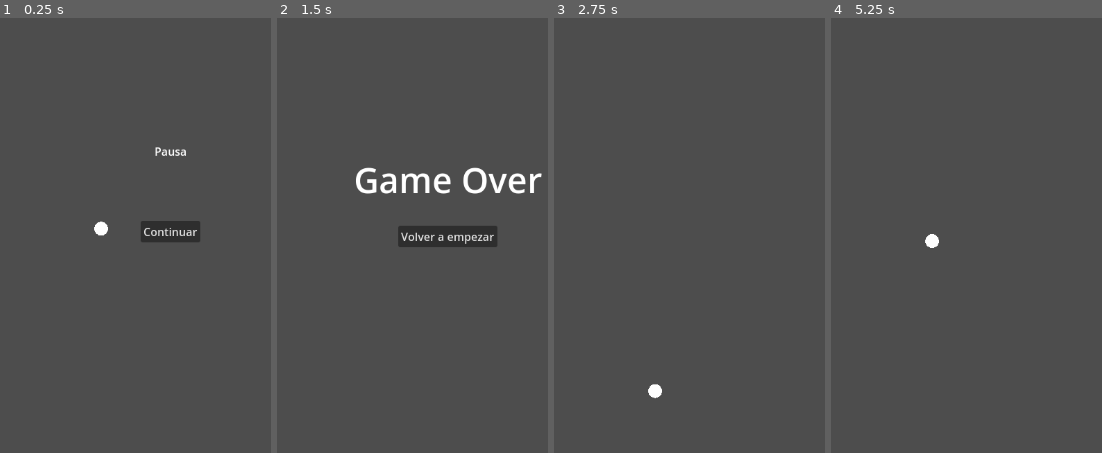
Above: before the commit, frames 1-4 (left to right).
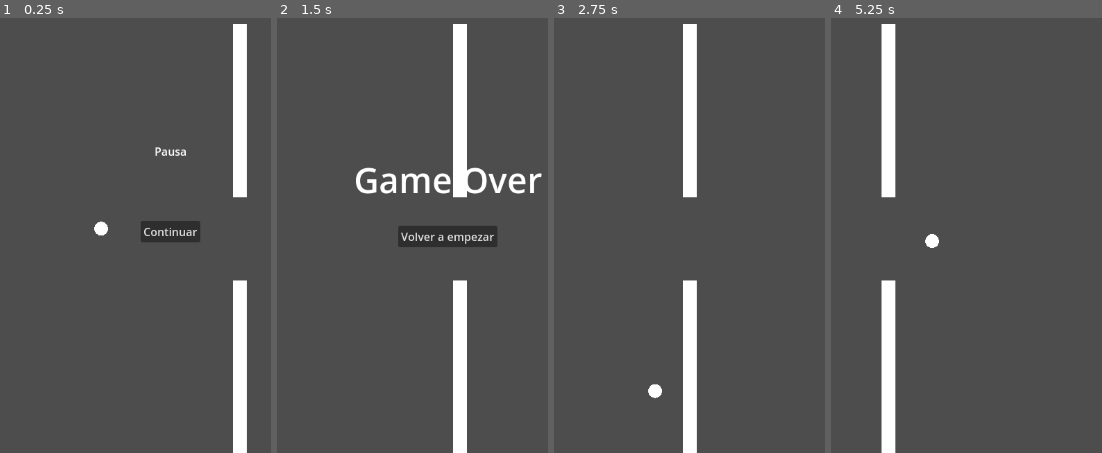
Above: after the commit, the same moments.

Repository: benjaNygit/Godot-ball-jump
Game: Godot game, scene res://Scenes/main.tscn
Two runs of this game, one before a commit and one after it. Both use one fixed random seed, a clock stepped at 60 frames per second and the inputs below. The project has no main scene, so this scene is started directly.
Inputs:
- Up to frame 1 (0.25 s): no input
- Up to frame 2 (1.5 s): click "Continuar" at 0.5 s
- Up to frame 3 (2.75 s): tap Space (Jump) at 1.52 s; click "Volver a empezar" at 2 s
- Up to frame 4 (5.25 s): tap Space (Jump) at 3.02 s; click "Volver a empezar" at 3.5 s; click "Volver a empezar" at 5 s

The runs differ from the first frame. In frame 1, 4.1% of the frame differs, in the area x 85-92%, y 1-100%; in frame 2, 4.1%; in frame 3, 4.1%; in frame 4, 4.4%, in the area x 18-24%, y 1-100%.

Commit message:
Se mueven los obstaculos

Diff:
--- /dev/null
+++ b/Scenes/Blocks/block_1.tscn
@@ -0,0 +1,43 @@
+[gd_scene load_steps=4 format=3 uid="uid://u86wuhkpvsbx"]
+
+[sub_resource type="RectangleShape2D" id="RectangleShape2D_auxky"]
+
+[sub_resource type="RectangleShape2D" id="RectangleShape2D_aio1m"]
+
+[sub_resource type="QuadMesh" id="QuadMesh_pkhvo"]
+
+[node name="Block 1" type="Node2D"]
+
+[node name="Start point" type="Marker2D" parent="."]
+
+[node name="End Point" type="Marker2D" parent="."]
+position = Vector2(1000, 0)
+
+[node name="Limit Superior" type="StaticBody2D" parent="."]
+position = Vector2(500, -300)
+
+[node name="CollisionShape2D" type="CollisionShape2D" parent="Limit Superior"]
+scale = Vector2(50, 1)
+shape = SubResource("RectangleShape2D_auxky")
+
+[node name="Pilar 1" type="Area2D" parent="."]
+position = Vector2(100, 200)
+
+[node name="CollisionShape2D" type="CollisionShape2D" parent="Pilar 1"]
+scale = Vector2(1, 10)
+shape = SubResource("RectangleShape2D_aio1m")
+
+[node name="MeshInstance2D" type="MeshInstance2D" parent="Pilar 1"]
+scale = Vector2(20, 250)
+mesh = SubResource("QuadMesh_pkhvo")
+
+[node name="Pilar 2" type="Area2D" parent="."]
+position = Vector2(100, -170)
+
+[node name="CollisionShape2D" type="CollisionShape2D" parent="Pilar 2"]
+scale = Vector2(1, 10)
+shape = SubResource("RectangleShape2D_aio1m")
+
+[node name="MeshInstance2D" type="MeshInstance2D" parent="Pilar 2"]
+scale = Vector2(20, 250)
+mesh = SubResource("QuadMesh_pkhvo")
--- a/Scenes/main.tscn
+++ b/Scenes/main.tscn
@@ -1,10 +1,9 @@
-[gd_scene load_steps=5 format=3 uid="uid://cbi8fht1ddn1g"]
+[gd_scene load_steps=6 format=3 uid="uid://cbi8fht1ddn1g"]
 
 [ext_resource type="Script" path="res://Scripts/GameController.gd" id="1_2wh22"]
 [ext_resource type="PackedScene" uid="uid://dhdr8ue1saopo" path="res://Scenes/player.tscn" id="1_3mhav"]
-
-[sub_resource type="RectangleShape2D" id="RectangleShape2D_uuw1y"]
-size = Vector2(203, 20)
+[ext_resource type="Script" path="res://Scripts/BlocksManager.gd" id="2_a5vks"]
+[ext_resource type="PackedScene" uid="uid://u86wuhkpvsbx" path="res://Scenes/Blocks/block_1.tscn" id="3_vh4l2"]
 
 [sub_resource type="RectangleShape2D" id="RectangleShape2D_6cklk"]
 size = Vector2(189, 20)
@@ -12,6 +11,11 @@
 [node name="Main" type="Node2D" node_paths=PackedStringArray("start_point")]
 script = ExtResource("1_2wh22")
 start_point = NodePath("Start Point")
+
+[node name="Blocks Controller" type="Node" parent="." node_paths=PackedStringArray("bloks")]
+script = ExtResource("2_a5vks")
+speed = 100.0
+bloks = [NodePath("../Block 1")]
 
 [node name="Main Camera" type="Camera2D" parent="."]
 
@@ -110,12 +114,6 @@
 grow_vertical = 2
 text = "Volver a empezar"
 
-[node name="Limit Superior" type="StaticBody2D" parent="."]
-
-[node name="CollisionShape2D" type="CollisionShape2D" parent="Limit Superior"]
-position = Vector2(-102, -334)
-shape = SubResource("RectangleShape2D_uuw1y")
-
 [node name="Kill Zone" type="Area2D" parent="."]
 
 [node name="CollisionShape2D" type="CollisionShape2D" parent="Kill Zone"]
@@ -123,6 +121,8 @@
 shape = SubResource("RectangleShape2D_6cklk")
 debug_color = Color(0.941176, 0, 0, 0.419608)
 
+[node name="Block 1" parent="." instance=ExtResource("3_vh4l2")]
+
 [connection signal="pressed" from="Pause Menu/Button" to="." method="unpause"]
 [connection signal="pressed" from="Game Over Menu/Button" to="." method="start_game"]
 [connection signal="body_entered" from="Kill Zone" to="." method="_on_kill_zone_body_entered"]
--- /dev/null
+++ b/Scripts/BlocksManager.gd
@@ -0,0 +1,16 @@
+extends Node
+
+@export var speed : float
+@export var bloks : Array[Node2D]
+
+# Called when the node enters the scene tree for the first time.
+func _ready():
+	pass # Replace with function body.
+
+
+# Called every frame. 'delta' is the elapsed time since the previous frame.
+func _process(delta):
+	pass
+
+func _physics_process(delta):
+	bloks[0].position.x -= speed * delta
